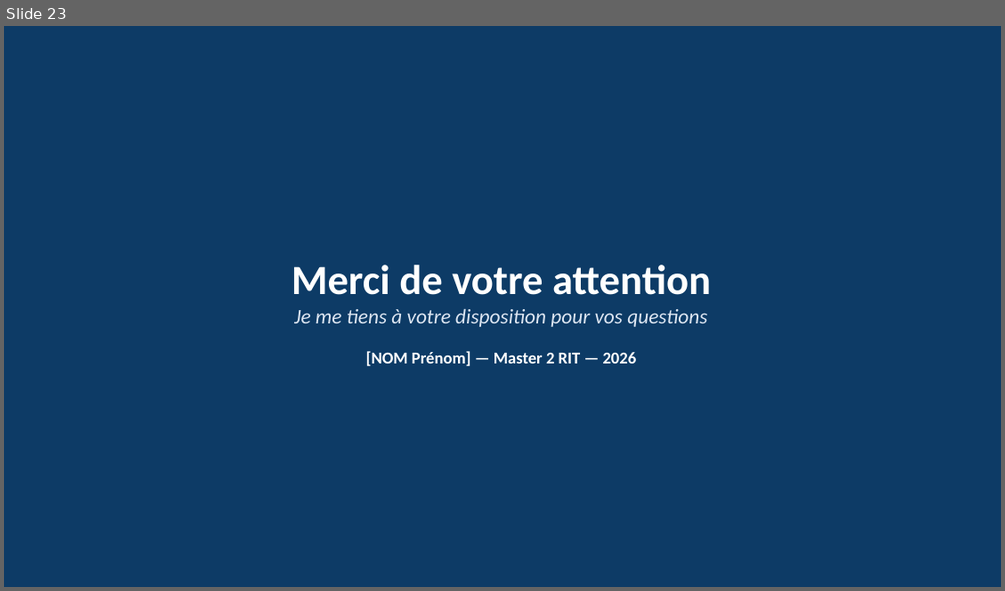
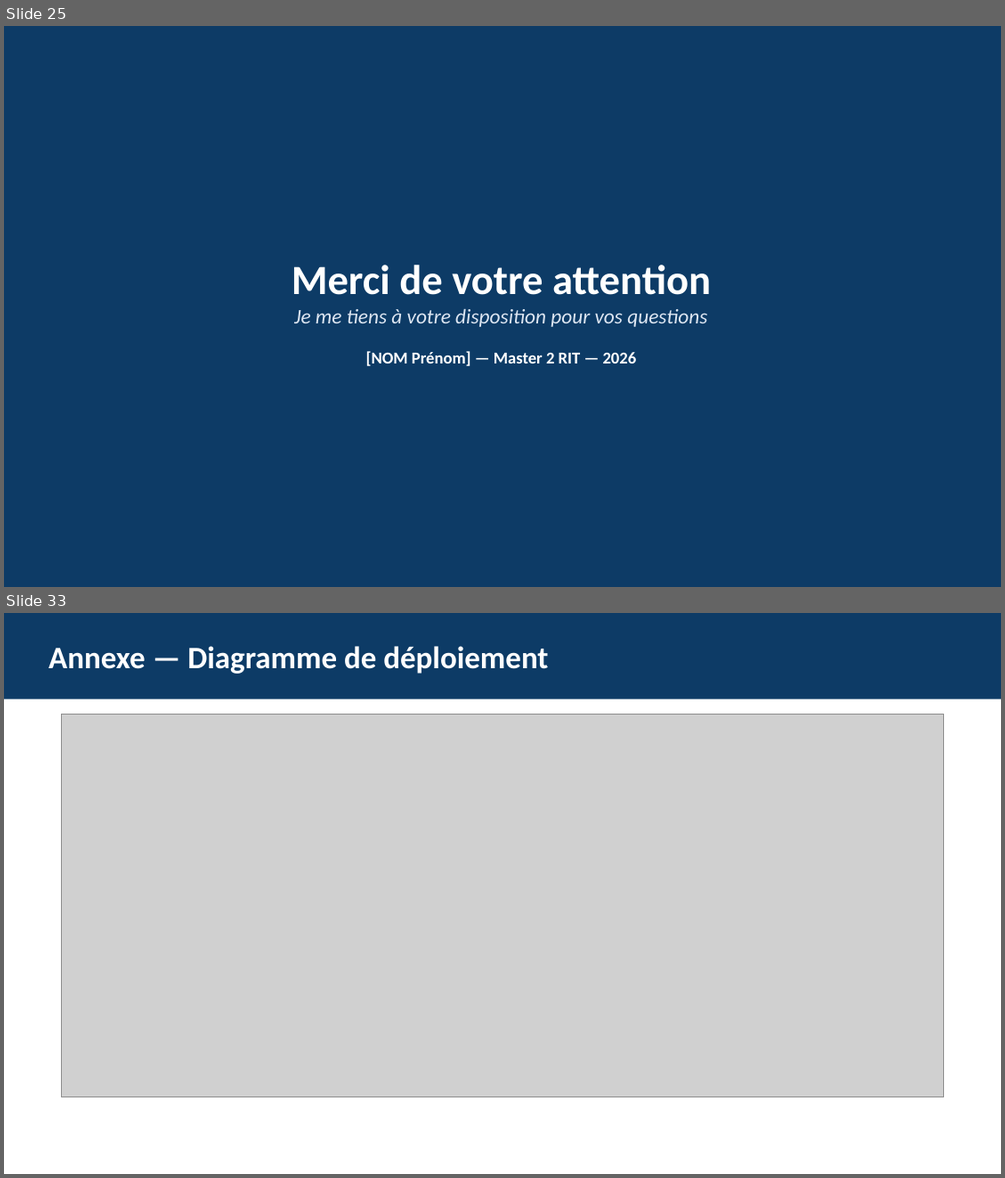
Before and after one commit to esperanceykouassi-bit/Supervision-reseau, a slide deck: soutenance/presentation-projet.pptx. Shown one above the other, each under a label of ours: slide 23 before the commit, slides 25 and 33 after it; the slides between them are not shown. The pictures are 1005x591 and 1005x1178 pixels, drawn with LibreOffice and Linux fonts; fonts in the diff are those of the drawing; grey boxes stand for pictures. Boxes give left, top, right and bottom in pixels: in the first picture for what was removed or moved away, otherwise in the second. Text is boxed around its words. In the diff, an @@ line names an element or a change of style, - is before the commit and + after.

```diff
--- a/soutenance/presentation-projet.pptx
+++ b/soutenance/presentation-projet.pptx
@@ slide 33 added at (4,613,1001,1174), background #FFFFFF @@
@@ rectangle added at (4,613,1001,699), fill #0D3B66 @@
@@ text added at (48,646,548,674), 30 pt, text #FFFFFF, bold @@
+Annexe — Diagramme de déploiement
@@ picture added at (62,714,944,1097) @@
@@ what was slide 23 is now slide 25 @@
```
Also in this commit, not shown: 1 slide changed, 10 other slides added, 19 other files.
